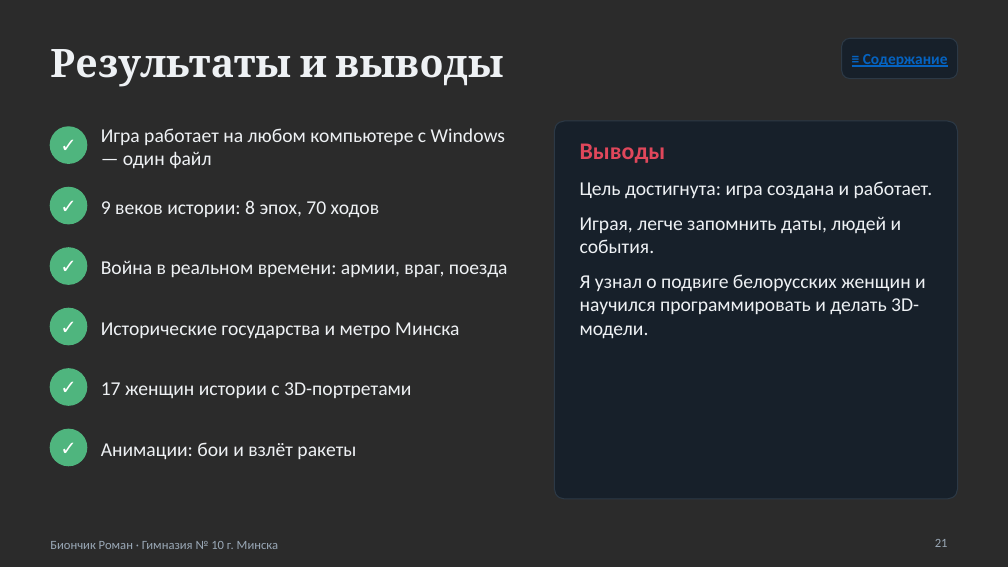
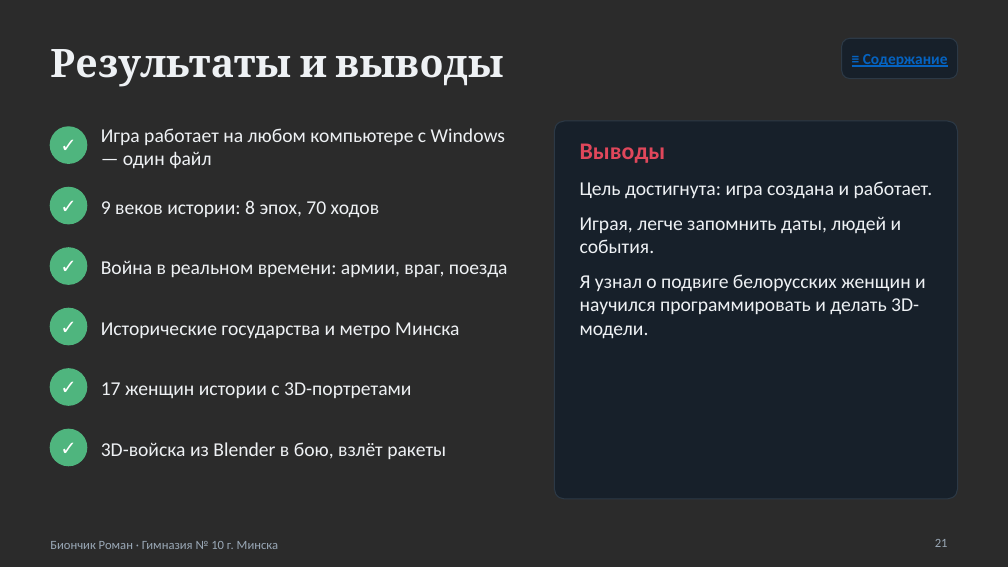
Before and after one commit to rteaminfo1-source/xy-, a slide deck: slide 21 of belarus-game/docs/Презентация - Судьба Республики Беларусь.pptx. Drawn at 1008x567 pixels with LibreOffice and Linux fonts; fonts in the diff are those of the drawing; background and template pictures are left out; a plain dark background stands for a picture behind light text. Boxes give left, top, right and bottom in pixels: in the first picture for what was removed or moved away, otherwise in the second. Text is boxed around its words. In the diff, an @@ line names an element or a change of style, - is before the commit and + after.

```diff
--- a/belarus-game/docs/Презентация - Судьба Республики Беларусь.pptx
+++ b/belarus-game/docs/Презентация - Судьба Республики Беларусь.pptx
@@ text at (101, 442, 446, 459): text changed @@
-Анимации: бои и взлёт ракеты
+3D-войска из Blender в бою, взлёт ракеты
```
Also in this commit, not shown: 4 other slides changed, 3 other files.
